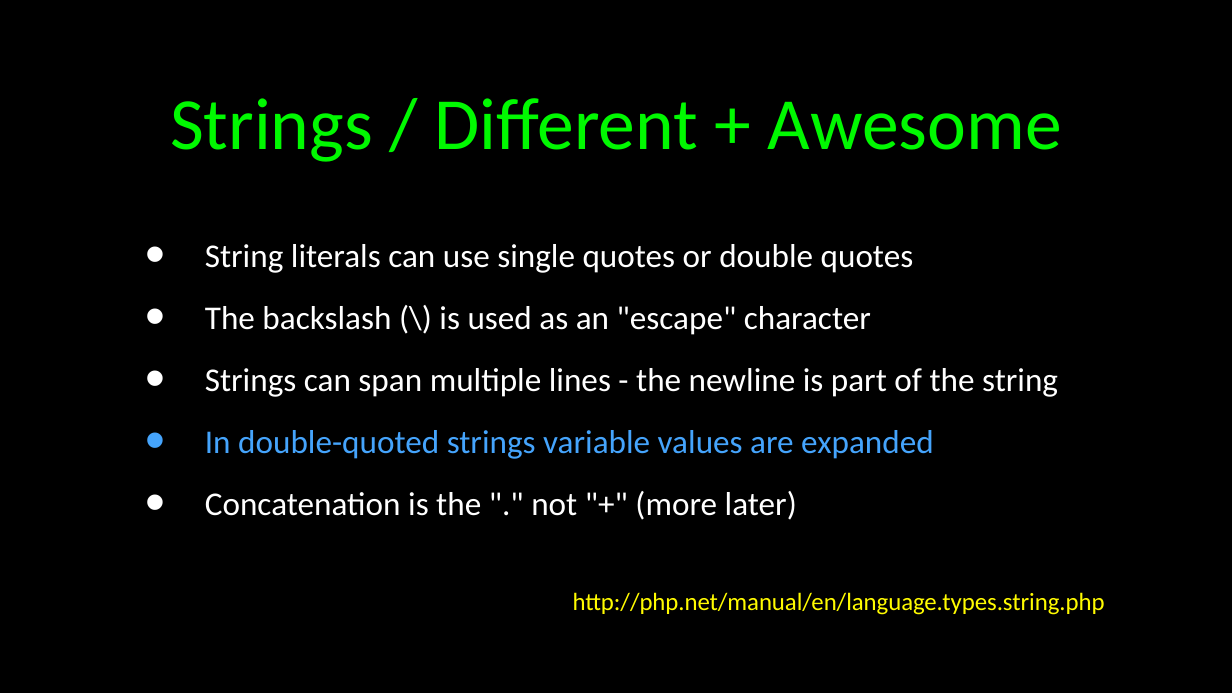
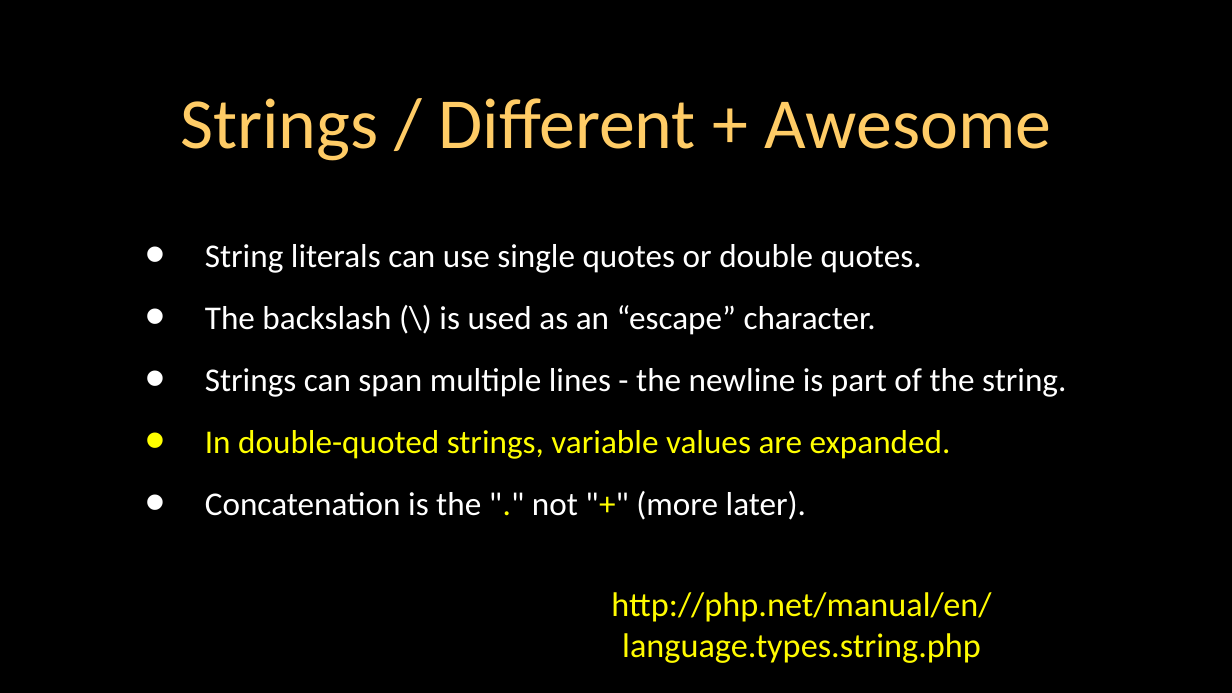
Before and after one commit to csev/wa4e, a slide deck: slide 13 of lectures/PHP-01-Overview.ppt. Drawn at 1232x693 pixels with LibreOffice and Linux fonts; fonts in the diff are those of the drawing. Boxes give left, top, right and bottom in pixels: in the first picture for what was removed or moved away, otherwise in the second. Text is boxed around its words. In the diff, an @@ line names an element or a change of style, - is before the commit and + after.

```diff
--- a/lectures/PHP-01-Overview.ppt
+++ b/lectures/PHP-01-Overview.ppt
@@ title "Strings / Different + Awesome" at bbox=[180, 98, 1051, 161]: size 43 to 42 pt, text colour #00F900 to #FFCC66 @@
@@ text at bbox=[205, 244, 1066, 520]: text changed @@
-• String literals can use single quotes or double quotes
-• The backslash (\) is used as an "escape" character
-• Strings can span multiple lines - the newline is part of the string
-• In double-quoted strings variable values are expanded
-• Concatenation is the "." not "+" (more later)
+• String literals can use single quotes or double quotes.
+• The backslash (\) is used as an “escape” character.
+• Strings can span multiple lines - the newline is part of the string.
+• In double-quoted strings, variable values are expanded.
+• Concatenation is the "." not "+" (more later).
@@ free "http://php.net/manual/en/language.types.string.php": place and size @@
-free "http://php.net/manual/en/language.types.string.php" at bbox=[535, 583, 1142, 625]
+free "http://php.net/manual/en/language.types.string.php" at bbox=[441, 604, 1162, 646]
@@ free "http://php.net/manual/en/language.types.string.php" at bbox=[441, 604, 1162, 646]: size 14.4 to 20 pt; line spacing 0.9 to 1 @@
```
Also in this commit, not shown: 44 other slides changed, 3 other files.
